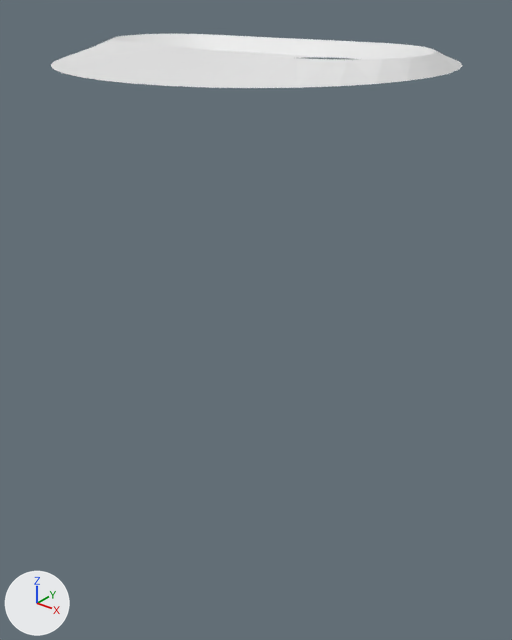
Two versions of the Blender file Models/Can.blend, one commit apart.
Before and after are seen from a 50 mm camera at (113.6, -169.5, 21.8) aimed at (-20.8, -1.6, -82.3). The axes (+X, +Y, +Z) are drawn at lower left. The lights are the same throughout.
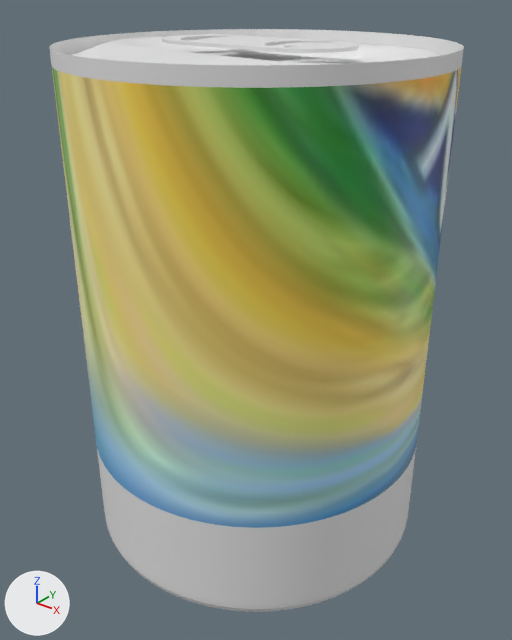
Location of each change, (x1, y1, x2, y2) in pixels of the pictures (512 x 640 px):
'Circle', reshaped, modifiers changed (962% taller)
    before: (51, 34, 463, 88)
    after: (49, 29, 464, 612)
'Circle.001', added
    after: (162, 34, 358, 53)
part 1 of me_circle_008, added (yellow)
    after: (49, 29, 464, 612)

The edits, one by one:
Picture 'Nestea-al-limón.jpg' (img_nestea_al_limón_jpg) is new.
Material 'Material.001' (mat_material_001) is new.
Its texture is img_nestea_al_limón_jpg.
Material 'Material' (mat_material) is new.
Its base color is (0.8, 0.8, 0.8) (white #e7e7e7).
me_circle_008 is used by ob_circle; location (0.0, 0.0, 0.0).
me_circle_008 had 257 vertices, 223 faces and spanned x -79.1..35.4, y -57.4..57.4, z -0.4..4.3.
me_circle_008 now has 756 vertices, 760 faces and spans x -79.1..35.4, y -57.4..57.4, z -161.9..4.6.
me_circle_008 part 1: 499 vertices added at x -79.1..35.4, y -57.4..57.4, z -161.9..4.6.
me_circle_008 now uses material mat_material (white #e7e7e7).
me_circle_008 now uses material mat_material_001 (picture img_nestea_al_limón_jpg).
Mesh me_circle is new.
It has 494 vertices, 438 faces and spans x -50.0..13.7, y -13.7..13.7, z 0.0..1.0.
Object 'Circle' (ob_circle) gains a SUBSURF modifier named 'Subdivision'.
Modifier setting: levels = 2.
Object 'Circle.001' (ob_circle_001) is new; it shows me_circle.
Its location is (-4.2, 0.0, 4.1).
